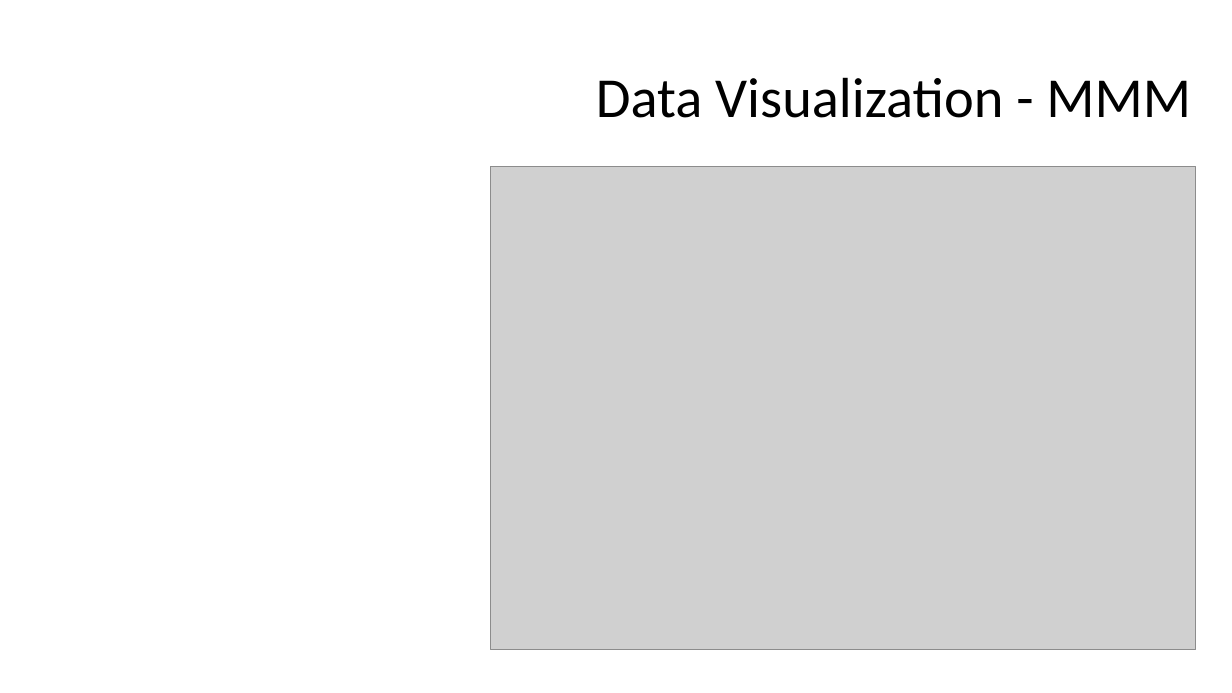
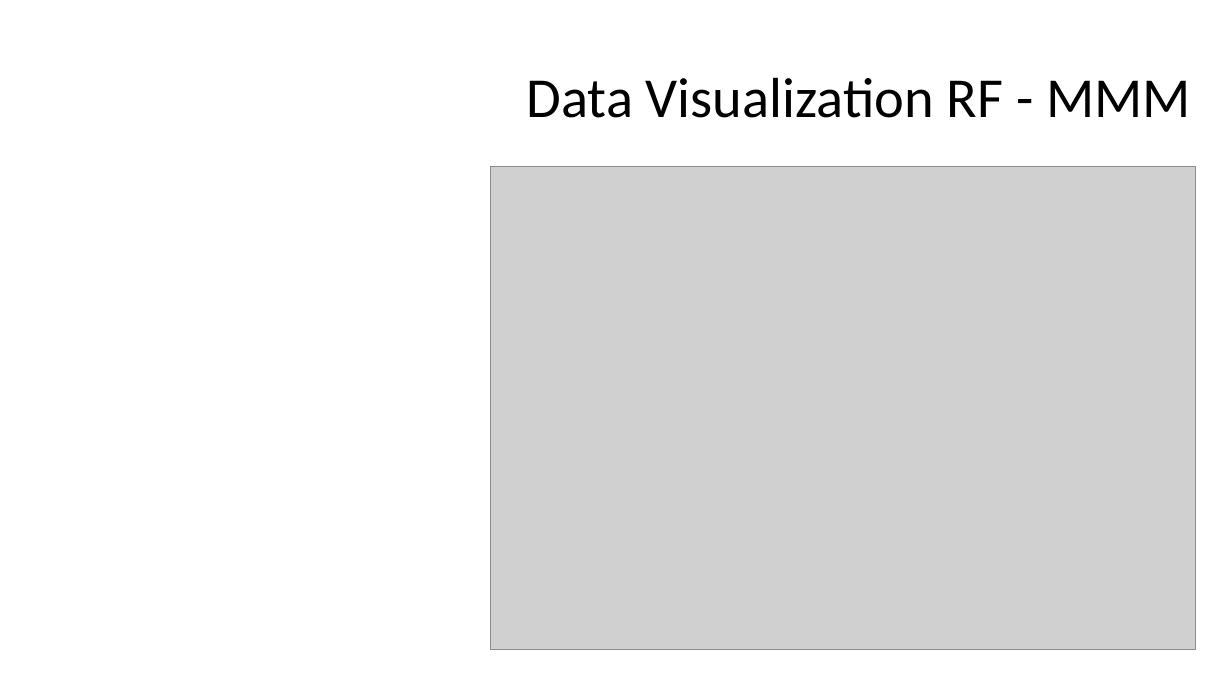
Before and after one commit to FSSoar/IlliniDatathon2019, a slide deck: slide 9 of Team 12 Datathon Presentation.pptx. Drawn at 1232x693 pixels with LibreOffice and Linux fonts; fonts in the diff are those of the drawing; grey boxes stand for pictures; background and template pictures are left out. Boxes give left, top, right and bottom in pixels: in the first picture for what was removed or moved away, otherwise in the second. Text is boxed around its words. In the diff, an @@ line names an element or a change of style, - is before the commit and + after.

```diff
--- a/Team 12 Datathon Presentation.pptx
+++ b/Team 12 Datathon Presentation.pptx
@@ title at (x1=527, y1=77, x2=1191, y2=118): text changed @@
-Data Visualization - MMM
+Data Visualization RF - MMM
```
Also in this commit, not shown: 3 other slides changed, 1 slide added, 1 other file.
